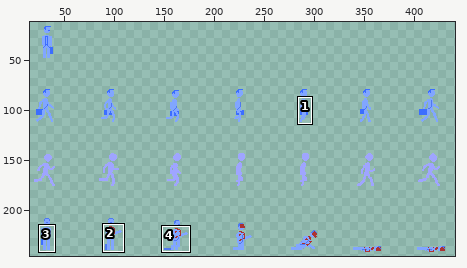
Two states of a sprite sheet, assets/businessSheet.png. Above: a wide view before the commit, with the close-up outlined.
Close-up. First the earlier version:
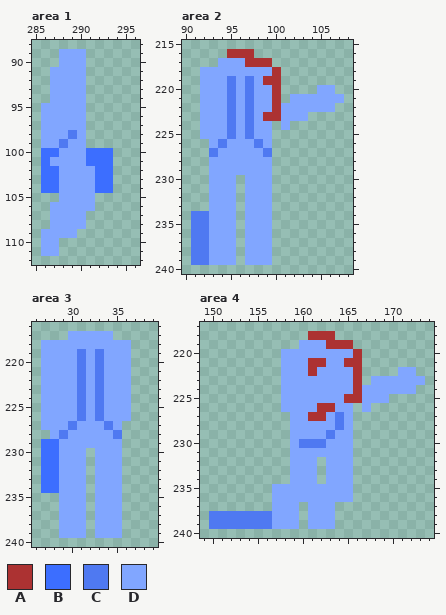
The file is 448x256 pixels. Shown: area 1: x 285..296, y 88..112; area 2: x 90..108, y 215..240; area 3: x 26..39, y 216..240; area 4: x 149..174, y 217..240. The wide view leaves out empty margins. The commit also changed other parts of the picture, which this record leaves out.
Palette (. is transparent): A #ac3232  B #3c6eff  C #4f79f1  D #81a6ff
Pixels before, area 1, first column x 286:
 89 ..DDD...
 90 ..DDD...
 91 .DDDD...
 92 .DDDD...
 93 .DDDD...
 94 .DDDD...
 95 DDDDD...
 96 DDDDD...
 97 DDDDD...
 98 DDDCD...
 99 DDCDD...
100 BBDDDBBB
101 BDDDDBBB
102 BBDDDDBB
103 BBDDDDBB
104 BBDDDDBB
105 ..DDDD..
106 .DDDDD..
107 .DDDD...
108 .DDDD...
109 DDDD....
110 DD......
111 DD......
Pixels before, area 2, first column x 91:
216 ....AAA..........
217 ...DDDAAA........
218 .DDDDDDDDA.......
219 .DDDCDCDAA.......
220 .DDDCDCDDA....DD.
221 .DDDCDCDDA.DDDDDD
222 .DDDCDCDDADDDDDD.
223 .DDDCDCDAADDD....
224 .DDDCDCDD.D......
225 .DDDCDCDD........
226 ..DCDDDCD........
227 ..CDDDDDC........
228 ..DDDDDDD........
229 ..DDDDDDD........
230 ..DDD.DDD........
231 ..DDD.DDD........
232 ..DDD.DDD........
233 ..DDD.DDD........
234 CCDDD.DDD........
235 CCDDD.DDD........
236 CCDDD.DDD........
237 CCDDD.DDD........
238 CCDDD.DDD........
239 CCDDD.DDD........
Pixels before, area 3, first column x 27:
217 ...DDDDD..
218 DDDDDDDDDD
219 DDDDCDCDDD
220 DDDDCDCDDD
221 DDDDCDCDDD
222 DDDDCDCDDD
223 DDDDCDCDDD
224 DDDDCDCDDD
225 DDDDCDCDDD
226 DDDDCDCDDD
227 DDDCDDDCD.
228 .DCDDDDDC.
229 BBDDDDDDD.
230 BBDDD.DDD.
231 BBDDD.DDD.
232 BBDDD.DDD.
233 BBDDD.DDD.
234 BBDDD.DDD.
235 ..DDD.DDD.
236 ..DDD.DDD.
237 ..DDD.DDD.
238 ..DDD.DDD.
239 ..DDD.DDD.
Pixels before, area 4, first column x 150:
218 ...........AAA..........
219 ..........DDDAAA........
220 ........DDDDDDDDA.......
221 ........DDDAADDAA.......
222 ........DDDADDDDA....DD.
223 ........DDDDDDDDA.DDDDDD
224 ........DDDDDDDDADDDDDD.
225 ........DDDDDDDAADDD....
226 ........DDDDAADD.D......
227 .........DDAADCD........
228 .........DDDDDCD........
229 .........DDDDCDD........
230 .........DCCCDDD........
231 .........DDDDDDD........
232 .........DDD.DDD........
233 .........DDD.DDD........
234 .........DDD.DDD........
235 .......DDDDDDDDD........
236 .......DDDDDDDDD........
237 .......DDD.DDD..........
238 CCCCCCCDDD.DDD..........
239 CCCCCCCDDD.DDD..........
The same view after the edit:
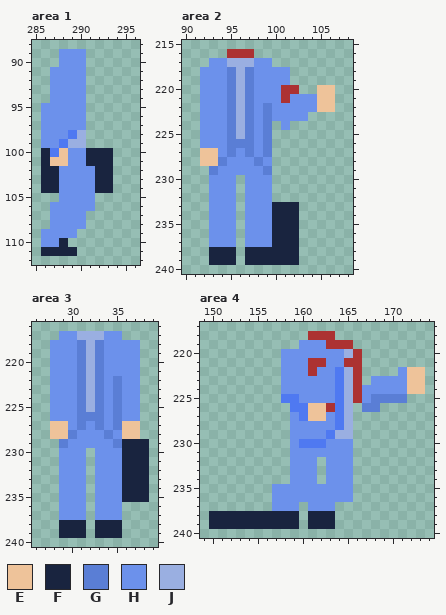
Colours new in this view: E #eec39a  F #19243f  G #5a7ed5  H #6c91eb  J #9aafe1
Diff:
Changed rows in their new state; - is an unchanged pixel.
Area 1:
first column x 286:
 89 --HHH---
 90 --HHH---
 91 -HHHH---
 92 -HHHH---
 93 -HHHH---
 94 -HHHH---
 95 HHHHH---
 96 HHHHH---
 97 HHHHH---
 98 HHH-J---
 99 HH-JJ---
100 FCEHHFFF
101 FEEHHFFF
102 FFHHHHFF
103 FFHHHHFF
104 FFHHHHFF
105 --HHHH--
106 -HHHHH--
107 -HHHH---
108 -HHHH---
109 HHHH----
110 HHF-----
111 FFFF----
Area 2:
first column x 91:
217 --HHJJJHH--------
218 -HHHGJGHHHH------
219 -HHHGJGHHHH------
220 -HHHGJGHHHAA--EE-
221 -HHHGJGHHHAHHHEE.
222 -HHHGJGHGHHHHHEE-
223 -HHHGJGHGHHHH----
224 -HHHGJGHG-H------
225 -HHHGJGHG--------
226 -HHHGGGHG--------
227 -EEHGHGHG--------
228 -EEGHHHGH--------
229 --GHHHHHG--------
230 --HHH-HHH--------
231 --HHH-HHH--------
232 --HHH-HHH--------
233 --HHH-HHHFFF-----
234 ..HHH-HHHFFF-----
235 ..HHH-HHHFFF-----
236 ..HHH-HHHFFF-----
237 ..HHH-HHHFFF-----
238 ..FFF-FFFFFF-----
239 ..FFF-FFFFFF-----
Area 3:
first column x 27:
217 --HHJJJHH---
218 .HHHGJGHHHH-
219 .HHHGJGHHHH-
220 .HHHGJGHHHH-
221 .HHHGJGHHHH-
222 .HHHGJGHGHH-
223 .HHHGJGHGHH-
224 .HHHGJGHGHH-
225 .HHHGJGHGHH-
226 .HHHGGGHGHH-
227 .EEHGHGHGEE-
228 -EEGHHHGHEE-
229 ..GHHHHHGFFF
230 ..HHH-HHHFFF
231 ..HHH-HHHFFF
232 ..HHH-HHHFFF
233 ..HHH-HHHFFF
234 ..HHH-HHHFFF
235 --HHH-HHHFFF
236 --HHH-HHH---
237 --HHH-HHH---
238 --FFF-FFF---
239 --FFF-FFF---
Area 4:
first column x 150:
219 ----------HHH-----------
220 --------HHHHHHHJ--------
221 --------HHH--HH---------
222 --------HHH-HHCJ-----HEE
223 --------HHHHHHCJ--HHHHEE
224 --------HHHHHHCJ-HHHHHEE
225 --------CCHHHHCJ-HGGGG--
226 --------.CCEE-CJ-GG-----
227 ---------HCEEH-J--------
228 ---------HHHHH-J--------
229 ---------HHHH-JJ--------
230 ---------H---HHH--------
231 ---------HHHHHHH--------
232 ---------HHH-HHH--------
233 ---------HHH-HHH--------
234 ---------HHH-HHH--------
235 -------HHHHHHHHH--------
236 -------HHHHHHHHH--------
237 -------HHH-HHH----------
238 FFFFFFFFFF-FFF----------
239 FFFFFFFFFF-FFF----------
Changed places in both close-ups, as pixel boxes (x1, y1, x2, y2):
changed: (41, 49, 113, 256)
changed: (191, 58, 344, 265)
changed: (41, 331, 149, 538)
changed: (209, 340, 425, 529)
